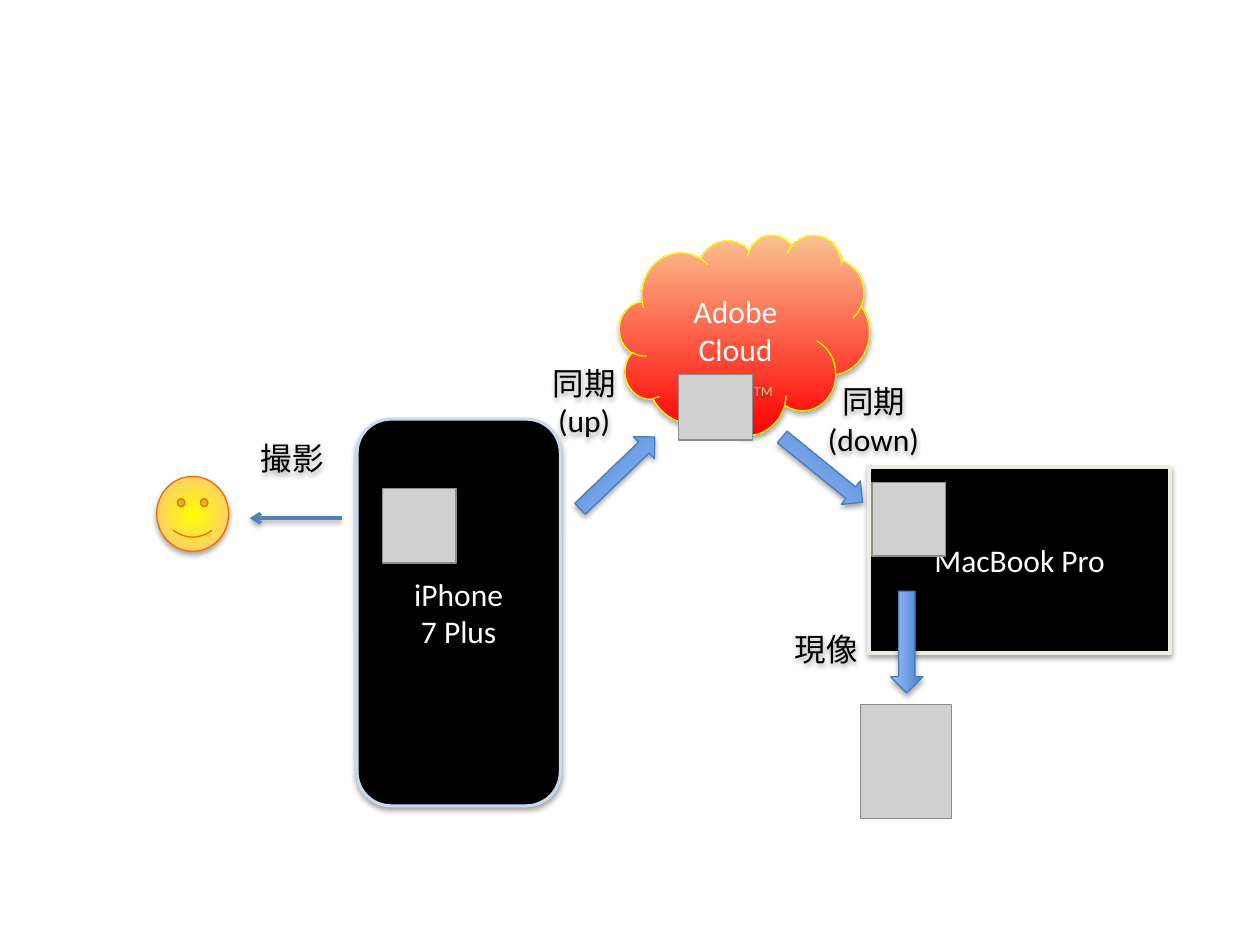
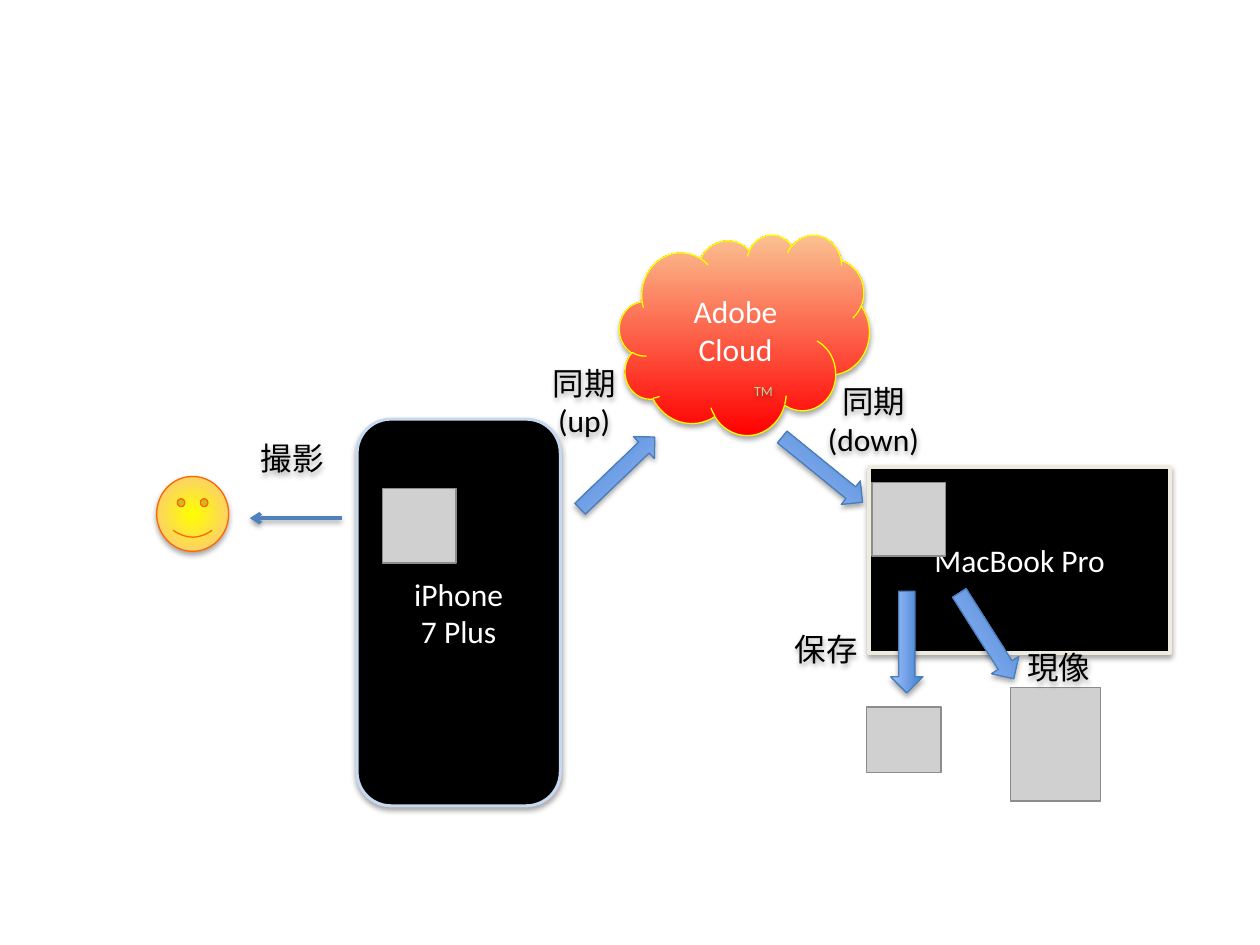
Before and after one commit to awmlabs/blog.awm.jp, a slide deck: slide 2 of content/2016/11/01/dng.pptx. Drawn at 1260x945 pixels with LibreOffice and Linux fonts; fonts in the diff are those of the drawing; grey boxes stand for pictures. Boxes give left, top, right and bottom in pixels: in the first picture for what was removed or moved away, otherwise in the second. Text is boxed around its words. In the diff, an @@ line names an element or a change of style, - is before the commit and + after.

```diff
--- a/content/2016/11/01/dng.pptx
+++ b/content/2016/11/01/dng.pptx
@@ left arrow added at (946,584,1028,688), fill gradient #3F80CE to #A4C4FF, outline #4B7EBC 0.75 pt @@
@@ text at (795,634,858,664): text changed @@
-現像
+保存
@@ text added at (1027,647,1090,688), 18 pt, text #000000 @@
+現像
@@ picture: place and size @@
-picture at (861,704,951,818)
+picture at (1011,687,1101,800)
@@ picture: place and size @@
-picture at (679,374,753,440)
+picture at (867,707,941,772)
```
Also in this commit, not shown: 1 other file.
